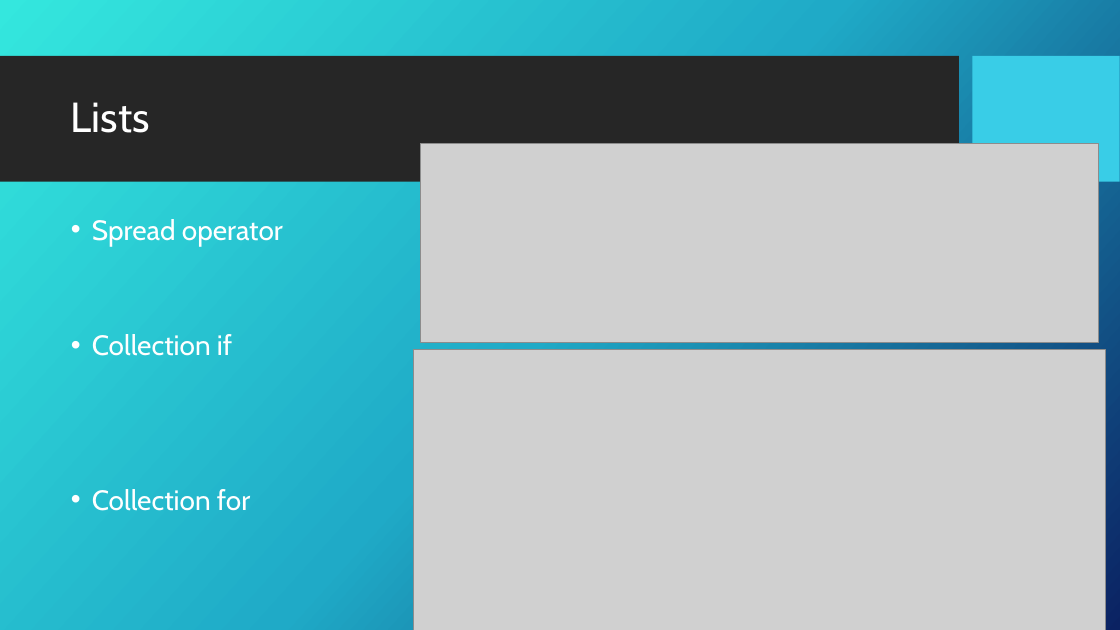
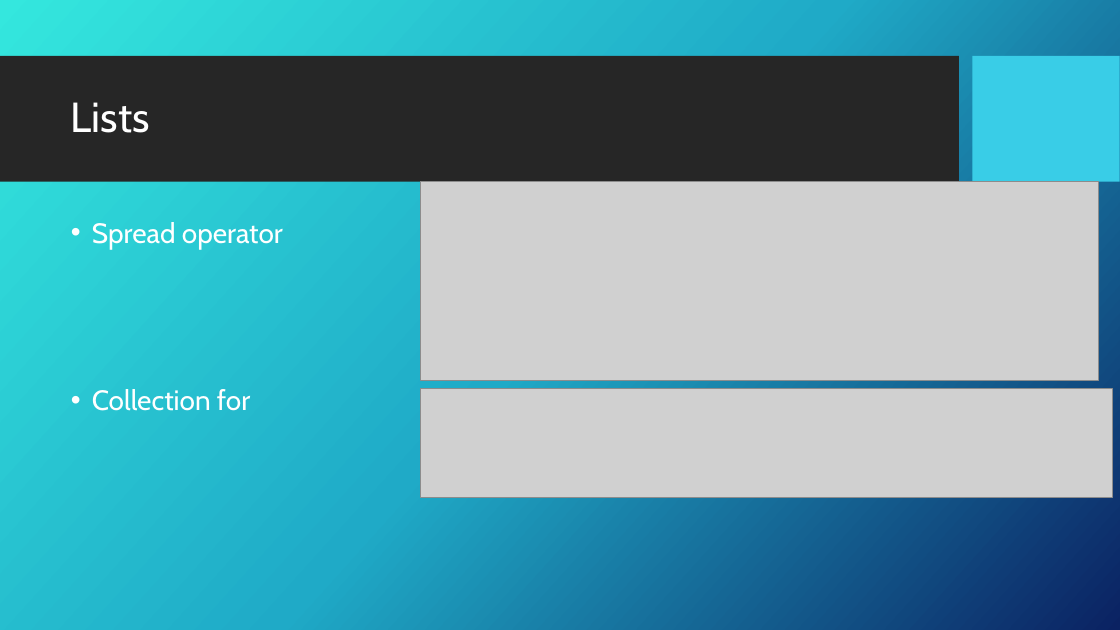
Before and after one commit to GDSC-ADEK/dart-flutter-course, a slide deck: slide 18 of week2/week2_slideshow.pptx (slide 17 before the commit). Drawn at 1120x630 pixels with LibreOffice and Linux fonts; fonts in the diff are those of the drawing; grey boxes stand for pictures; background and template pictures are left out. Boxes give left, top, right and bottom in pixels: in the first picture for what was removed or moved away, otherwise in the second. Text is boxed around its words. In the diff, an @@ line names an element or a change of style, - is before the commit and + after.

```diff
--- a/week2/week2_slideshow.pptx
+++ b/week2/week2_slideshow.pptx
@@ picture: place and size @@
-picture at bbox=[420, 144, 1098, 342]
+picture at bbox=[420, 181, 1098, 380]
@@ text "Spread operator" at bbox=[92, 222, 283, 411]: line spacing 0.8 to 0.9 @@
@@ text at bbox=[92, 334, 232, 356]: paragraph removed @@
-• Collection if
@@ picture: place and size @@
-picture at bbox=[413, 350, 1106, 630]
+picture at bbox=[420, 389, 1112, 498]
```
Also in this commit, not shown: 14 other slides changed, 8 slides added, 8 other files.
